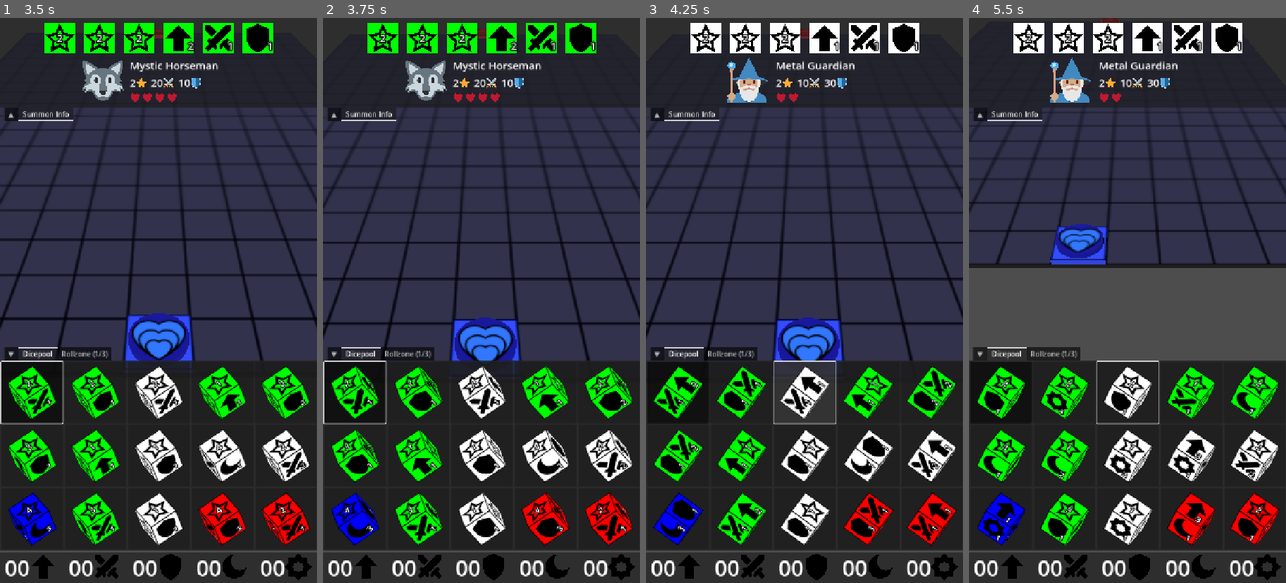
Above: before the commit, frames 1-4 (left to right).
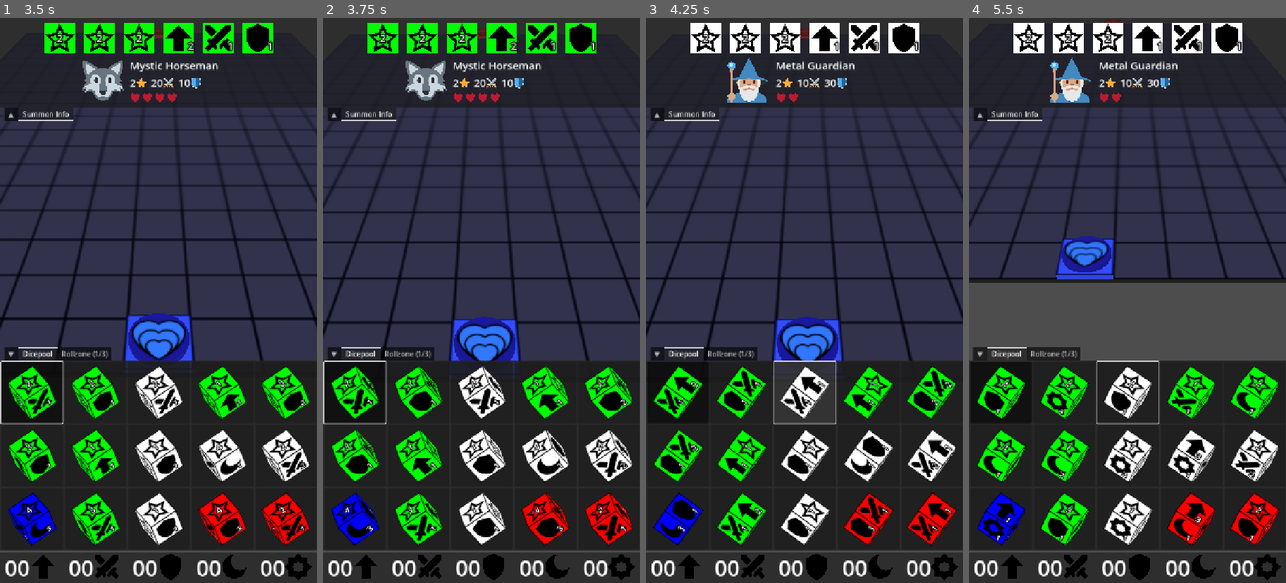
Above: after the commit, the same moments.

Repository: francocurotto/DDMre
Game: Godot game, scene res://scenes/duel.tscn
Two runs of this game, one before a commit and one after it. Both use one fixed random seed, a clock stepped at 60 frames per second and the inputs below. The engine's default icon, where the game draws it, is replaced by a stand-in: a white triangle on a blue panel in a dark square.
Inputs (mouse positions are in pixels of both pictures, inside the frame that each line leads up to):
- Up to frame 1 (3.5 s): click (31, 390) at 0.52 s; click (31, 390) at 1.27 s; click (31, 390) at 2.02 s; move the mouse to (228, 272) at 2.77 s; click (228, 272) at 2.92 s
- Up to frame 2 (3.75 s): drag from (418, 328) to (465, 413) at 3.52 s
- Up to frame 3 (4.25 s): no input
- Up to frame 4 (5.5 s): move the mouse to (1159, 176) at 4.27 s; click (1159, 176) at 4.42 s; drag from (1111, 413) to (1032, 215) at 5.02 s

Frame 1 is identical in both runs. In frame 2, 1.1% of the frame differs, in the area x 0-100%, y 3-64%; in frame 3, 1.1%; in frame 4, 8.4%, in the area x 0-100%, y 0-47%.

Commit message:
start net gui

Diff:
--- a/source/globals/globals.gd
+++ b/source/globals/globals.gd
@@ -5,6 +5,12 @@
 	ROLL,
 	DIMENSION,
 	DUNGEON
+}
+
+enum LAYERS {
+	ALL = 1,
+	DICE = 2,
+	TILES = 4
 }
 #endregion
 
--- a/source/project.godot
+++ b/source/project.godot
@@ -38,7 +38,7 @@
 
 [layer_names]
 
-3d_physics/layer_2="Base Tiles"
+3d_physics/layer_2="Dice"
 
 [rendering]
 
--- a/source/scenes/dice/dice.gd
+++ b/source/scenes/dice/dice.gd
@@ -1,5 +1,6 @@
 @tool
 extends RigidBody3D
+class_name Dice
 
 #region signals
 signal roll_stopped
--- a/source/scenes/dice/dice.tscn
+++ b/source/scenes/dice/dice.tscn
@@ -7,6 +7,7 @@
 [sub_resource type="BoxShape3D" id="BoxShape3D_fl3nv"]
 
 [node name="Dice" type="RigidBody3D"]
+collision_layer = 3
 inertia = Vector3(0.17, 0.17, 0.17)
 script = ExtResource("1_ws0no")
 
--- a/source/scenes/dungeon/dungeon.gd
+++ b/source/scenes/dungeon/dungeon.gd
@@ -6,9 +6,9 @@
 #endregion
 
 #region private variables
-var dimdice = null
 var tiles = []
 var dimnet = DimNet.new()
+var dimdice
 var dimtile
 #endregion
 
@@ -23,16 +23,20 @@
 #endregion
 
 #region public functions
-func dungeon_touch(_event: InputEvent) -> void:
-	var touch_pos = get_viewport().get_mouse_position()
+func get_touched_object(event: InputEvent, layer):
+	var touch_pos = event.position
 	var camera = get_viewport().get_camera_3d()
 	var ray_origin = camera.project_ray_origin(touch_pos)
 	var ray_target = ray_origin + camera.project_ray_normal(touch_pos) * 1000
 	var space_state = get_world_3d().direct_space_state
-	var query = PhysicsRayQueryParameters3D.create(ray_origin, ray_target, 2)
+	var query = PhysicsRayQueryParameters3D.create(ray_origin, ray_target, layer)
 	var result = space_state.intersect_ray(query)
-	if result and dimdice:
-		dimtile = result["collider"]
+	if result:
+		return result["collider"]
+
+func dungeon_touch(tile) -> void:
+	if dimdice:
+		dimtile = tile
 		dimdice.position = dimtile.global_position + Vector3(0,1,0)
 		set_dimnet()
 #endregion
--- a/source/scenes/dungeon/tiles/base_tile/base_tile.tscn
+++ b/source/scenes/dungeon/tiles/base_tile/base_tile.tscn
@@ -13,7 +13,7 @@
 albedo_color = Color(0.0728426, 0.0728426, 0.0728426, 1)
 
 [node name="BaseTile" type="StaticBody3D"]
-collision_layer = 3
+collision_layer = 5
 script = ExtResource("1_fpg30")
 
 [node name="CollisionShape3D" type="CollisionShape3D" parent="."]
--- a/source/scenes/player_gui/dice_gui/crestpool/crest_counter/crest_counter.gd
+++ b/source/scenes/player_gui/dice_gui/crestpool/crest_counter/crest_counter.gd
@@ -3,6 +3,14 @@
 
 #region constants
 const MAXAMOUNT = 99
+#endregion
+
+#region export variables
+@export_enum("MOVEMENT", "ATTACK", "DEFENSE", "MAGIC", "TRAP")
+var type : String = "MOVEMENT" :
+	set(_type):
+		type = _type
+		%TextureRect.texture = load("res://assets/CREST_%s.svg" % type)
 #endregion
 
 #region public variables
@@ -13,14 +21,6 @@
 		if len(string) < 2:
 			string = "0" + string
 		animate_update(string)
-#endregion
-
-#region export variables
-@export_enum("MOVEMENT", "ATTACK", "DEFENSE", "MAGIC", "TRAP")
-var type : String = "MOVEMENT" :
-	set(_type):
-		type = _type
-		%TextureRect.texture = load("res://assets/CREST_%s.svg" % type)
 #endregion
 
 #region public functions
--- /dev/null
+++ b/source/scenes/player_gui/dice_gui/nets/net_button/net_button.gd
@@ -0,0 +1,10 @@
+@tool
+extends Button
+
+#region export variables
+@export_enum("T", "Y", "Z", "V", "X", "N", "M", "E", "P", "R", "L")
+var type : String = "X" :
+	set(_type):
+		type = _type
+		icon = load("res://assets/NET_%s.png" % type)
+#endregion
--- /dev/null
+++ b/source/scenes/player_gui/dice_gui/nets/net_button/net_button.tscn
@@ -0,0 +1,15 @@
+[gd_scene load_steps=3 format=3 uid="uid://4mlxmxnqgngo"]
+
+[ext_resource type="Texture2D" uid="uid://d4hqf36tbxwug" path="res://assets/NET_X.png" id="1_p516w"]
+[ext_resource type="Script" uid="uid://csrt0x0re0q86" path="res://scenes/player_gui/dice_gui/nets/net_button/net_button.gd" id="2_p516w"]
+
+[node name="NetButton" type="Button"]
+offset_right = 200.0
+offset_bottom = 200.0
+size_flags_horizontal = 3
+size_flags_vertical = 3
+toggle_mode = true
+icon = ExtResource("1_p516w")
+icon_alignment = 1
+expand_icon = true
+script = ExtResource("2_p516w")
--- /dev/null
+++ b/source/scenes/player_gui/dice_gui/nets/nets.gd
@@ -0,0 +1,11 @@
+extends PanelContainer
+
+#region private variables
+var button_group = ButtonGroup.new()
+#endregion
+
+#region builtin functions
+func _ready() -> void:
+	for button in $GridContainer.get_children():
+		button.button_group = button_group
+#endregion
--- /dev/null
+++ b/source/scenes/player_gui/dice_gui/nets/nets.tscn
@@ -0,0 +1,77 @@
+[gd_scene load_steps=13 format=3 uid="uid://diibkwabj6r20"]
+
+[ext_resource type="Script" uid="uid://dnuqr30sohtha" path="res://scenes/player_gui/dice_gui/nets/nets.gd" id="1_kenb1"]
+[ext_resource type="PackedScene" uid="uid://4mlxmxnqgngo" path="res://scenes/player_gui/dice_gui/nets/net_button/net_button.tscn" id="1_mpq33"]
+[ext_resource type="Texture2D" uid="uid://db4mlpqkpdskc" path="res://assets/NET_T.png" id="2_brdv2"]
+[ext_resource type="Texture2D" uid="uid://b27db0ccqv4c4" path="res://assets/NET_Y.png" id="3_kenb1"]
+[ext_resource type="Texture2D" uid="uid://ggiwpcvi8x8e" path="res://assets/NET_Z.png" id="4_cp2yw"]
+[ext_resource type="Texture2D" uid="uid://c5kh0yp5j2v2b" path="res://assets/NET_V.png" id="5_heryw"]
+[ext_resource type="Texture2D" uid="uid://dxx82rc13tw0r" path="res://assets/NET_N.png" id="6_geuoe"]
+[ext_resource type="Texture2D" uid="uid://c2silndntm2b8" path="res://assets/NET_M.png" id="7_opbqk"]
+[ext_resource type="Texture2D" uid="uid://brft705uhtodf" path="res://assets/NET_E.png" id="8_dkatp"]
+[ext_resource type="Texture2D" uid="uid://0r1ewuguiu57" path="res://assets/NET_P.png" id="9_2rqhi"]
+[ext_resource type="Texture2D" uid="uid://dlsrpndif6vue" path="res://assets/NET_R.png" id="10_qfd4b"]
+[ext_resource type="Texture2D" uid="uid://bomweggr115lm" path="res://assets/NET_L.png" id="11_gdqs2"]
+
+[node name="Nets" type="PanelContainer"]
+offset_right = 720.0
+offset_bottom = 430.0
+script = ExtResource("1_kenb1")
+
+[node name="GridContainer" type="GridContainer" parent="."]
+layout_mode = 2
+columns = 4
+
+[node name="NetButtonT" parent="GridContainer" instance=ExtResource("1_mpq33")]
+layout_mode = 2
+icon = ExtResource("2_brdv2")
+type = "T"
+
+[node name="NetButtonY" parent="GridContainer" instance=ExtResource("1_mpq33")]
+layout_mode = 2
+icon = ExtResource("3_kenb1")
+type = "Y"
+
+[node name="NetButtonZ" parent="GridContainer" instance=ExtResource("1_mpq33")]
+layout_mode = 2
+icon = ExtResource("4_cp2yw")
+type = "Z"
+
+[node name="NetButtonV" parent="GridContainer" instance=ExtResource("1_mpq33")]
+layout_mode = 2
+icon = ExtResource("5_heryw")
+type = "V"
+
+[node name="NetButtonX" parent="GridContainer" instance=ExtResource("1_mpq33")]
+layout_mode = 2
+button_pressed = true
+
+[node name="NetButtonN" parent="GridContainer" instance=ExtResource("1_mpq33")]
+layout_mode = 2
+icon = ExtResource("6_geuoe")
+type = "N"
+
+[node name="NetButtonM" parent="GridContainer" instance=ExtResource("1_mpq33")]
+layout_mode = 2
+icon = ExtResource("7_opbqk")
+type = "M"
+
+[node name="NetButtonE" parent="GridContainer" instance=ExtResource("1_mpq33")]
+layout_mode = 2
+icon = ExtResource("8_dkatp")
+type = "E"
+
+[node name="NetButtonP" parent="GridContainer" instance=ExtResource("1_mpq33")]
+layout_mode = 2
+icon = ExtResource("9_2rqhi")
+type = "P"
+
+[node name="NetButtonR" parent="GridContainer" instance=ExtResource("1_mpq33")]
+layout_mode = 2
+icon = ExtResource("10_qfd4b")
+type = "R"
+
+[node name="NetButtonL" parent="GridContainer" instance=ExtResource("1_mpq33")]
+layout_mode = 2
+icon = ExtResource("11_gdqs2")
+type = "L"
--- a/source/scenes/player_gui/dungeon_gui/dungeon_gui.gd
+++ b/source/scenes/player_gui/dungeon_gui/dungeon_gui.gd
@@ -1,7 +1,7 @@
 extends Control
 
 #region constants
-const CAMERA_SPEED = 0.0004
+const CAMERA_SPEED = 0.02
 #endregion
 
 #region public variables
@@ -9,28 +9,41 @@
 #endregion
 
 #region private variables
+var touched_dice
 var dragging = false
 #endregion
 
 #region builtin functions
 func _input(event):
 	if get_global_rect().has_point(event.position):
+		if event is InputEventScreenTouch and event.pressed:
+			touched_dice = Globals.dungeon.get_touched_object(event, Globals.LAYERS.DICE)
 		if event is InputEventScreenDrag:
 			dragging = true
 			input_drag(event)
 		elif event is InputEventScreenTouch and not event.pressed:
-			dragging = false
 			if not dragging: # check if it was not dragging input
 				input_touch(event)
+			dragging = false
+			touched_dice = null
 #endregion
 
 #region private functions
 func input_drag(event):
-	# move camera
+	if touched_dice: # dragging dice
+		drag_dice()
+	else: # dragging everything else
+		move_camera(event)
+
+func input_touch(event):
+	var tile = Globals.dungeon.get_touched_object(event, Globals.LAYERS.TILES)
+	if tile:
+		Globals.dungeon.dungeon_touch(tile)
+
+func drag_dice():
+	pass
+
+func move_camera(event):
 	var movement = Vector3(event.velocity.x, 0, event.velocity.y)
-	Globals.duel_camera.position -= CAMERA_SPEED * movement
-
-func input_touch(_event):
-	pass
-	#Globals.dungeon.dungeon_touch(event)
+	Globals.duel_camera.position -= CAMERA_SPEED * movement * get_process_delta_time()
 #endregion
Binary file added: source/assets/NET_E.png
Not shown, added: source/assets/NET_E.png.import
Binary file added: source/assets/NET_L.png
Not shown, added: source/assets/NET_L.png.import
Binary file added: source/assets/NET_M.png
Not shown, added: source/assets/NET_M.png.import
Binary file added: source/assets/NET_N.png
Not shown, added: source/assets/NET_N.png.import
Binary file added: source/assets/NET_P.png
Not shown, added: source/assets/NET_P.png.import
Binary file added: source/assets/NET_R.png
Not shown, added: source/assets/NET_R.png.import
(and 12 more such lines)
